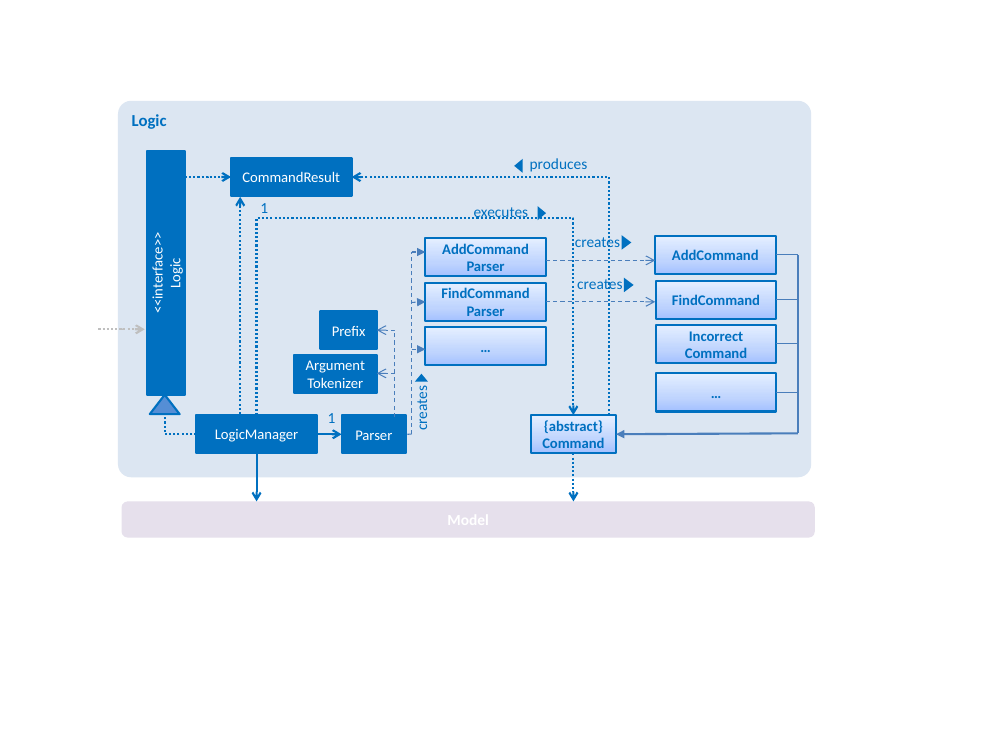
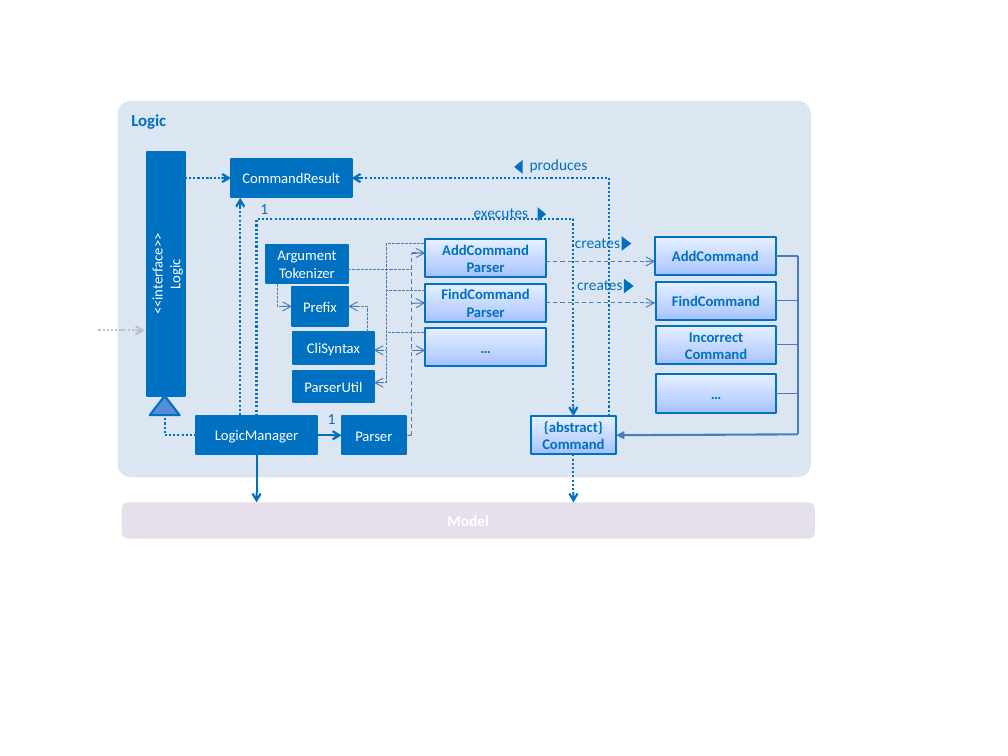
Before and after one commit to se-edu/addressbook-level4, a slide deck: slide 1 of docs/diagrams/LogicComponentClassDiagram.pptx. Drawn at 1008x756 pixels with LibreOffice and Linux fonts; fonts in the diff are those of the drawing. Boxes give left, top, right and bottom in pixels: in the first picture for what was removed or moved away, otherwise in the second. Text is boxed around its words. In the diff, an @@ line names an element or a change of style, - is before the commit and + after.

```diff
--- a/docs/diagrams/LogicComponentClassDiagram.pptx
+++ b/docs/diagrams/LogicComponentClassDiagram.pptx
@@ elbow arrow (605, 416) - (352, 178): route changed @@
@@ elbow arrow (240, 415) - (240, 198): route changed @@
@@ elbow arrow (257, 416) - (574, 416): route changed @@
@@ rectangle "Argument Tokenizer": place and size @@
-rectangle "Argument Tokenizer" at (294, 355, 377, 393)
+rectangle "Argument Tokenizer" at (266, 245, 349, 283)
@@ line added from (386, 383) to (386, 244), #4B7EBC 0.75 pt dashed @@
@@ line added from (424, 244) to (386, 244), #4B7EBC 0.75 pt dashed @@
@@ arrow (411, 253) - (425, 253): arrowheads changed @@
@@ elbow arrow added from (277, 283) to (292, 306), #4B7EBC 0.75 pt dashed @@
@@ rectangle "Prefix": place and size @@
-rectangle "Prefix" at (321, 311, 377, 350)
+rectangle "Prefix" at (292, 287, 349, 326)
@@ line added from (348, 270) to (411, 270), #4B7EBC 0.75 pt dashed @@
@@ line added from (425, 290) to (386, 290), #4B7EBC 0.75 pt dashed @@
@@ elbow arrow added from (367, 333) to (348, 306), #4B7EBC 0.75 pt dashed @@
@@ arrow (411, 303) - (425, 302): arrowheads changed @@
@@ rectangle added at (293, 333, 374, 364), fill #0070C0, outline #0070C0 1.5 pt, 10.5 pt, text #FFFFFF @@
+CliSyntax
@@ arrow added from (386, 351) to (374, 351), #4B7EBC 0.75 pt dashed @@
@@ elbow arrow removed from (395, 417) to (377, 331) @@
@@ line added from (424, 333) to (386, 333), #4B7EBC 0.75 pt dashed @@
@@ arrow (411, 351) - (425, 351): arrowheads changed @@
@@ rectangle added at (293, 371, 374, 402), fill #0070C0, outline #0070C0 1.5 pt, 10.5 pt, text #FFFFFF @@
+ParserUtil
@@ arrow moved from (395, 373) - (377, 373) to (386, 383) - (374, 383) @@
@@ text removed at (412, 389, 431, 429) @@
-creates
@@ triangle removed at (415, 374, 428, 382) @@
```
Also in this commit, not shown: 3 other files.
